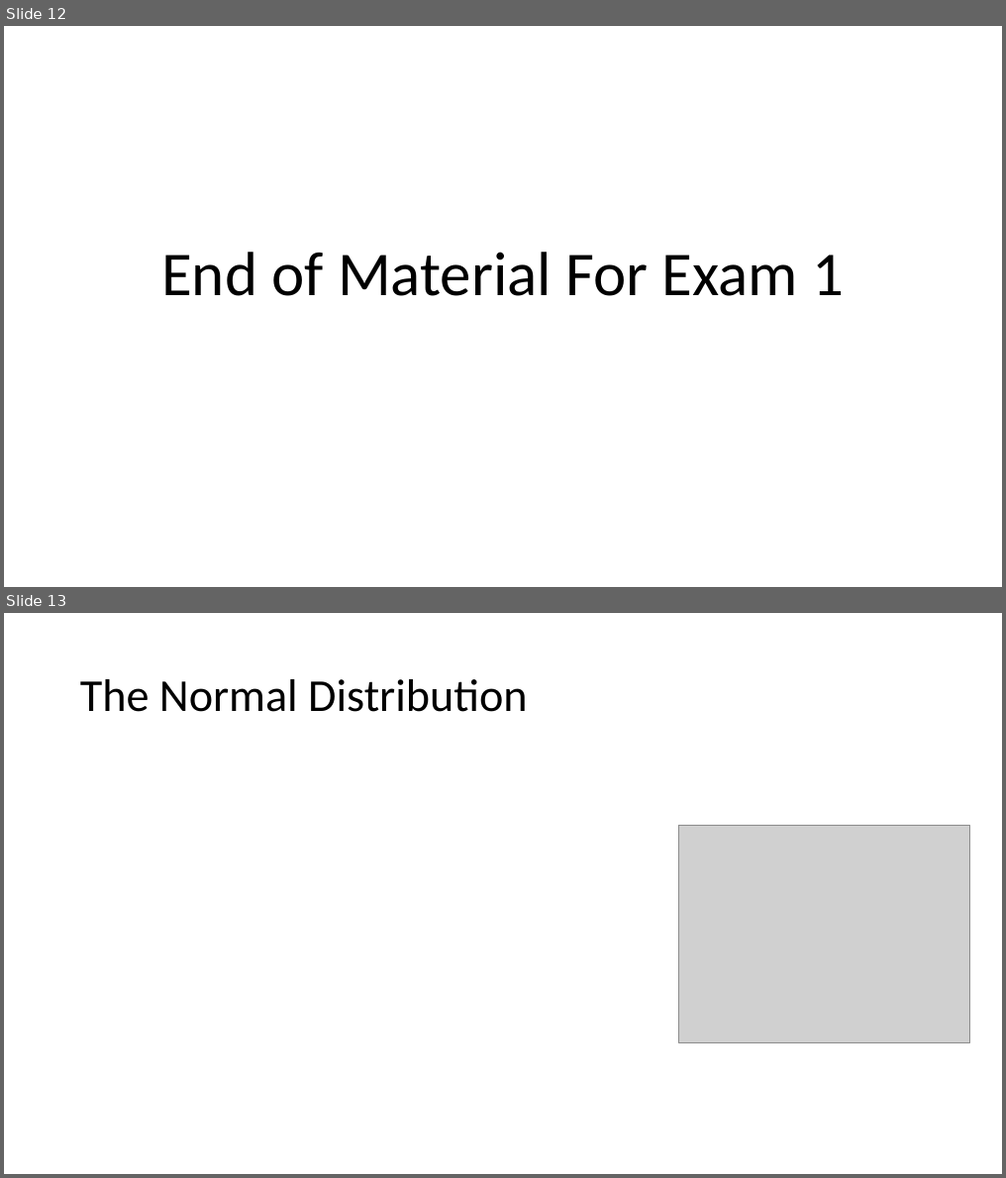
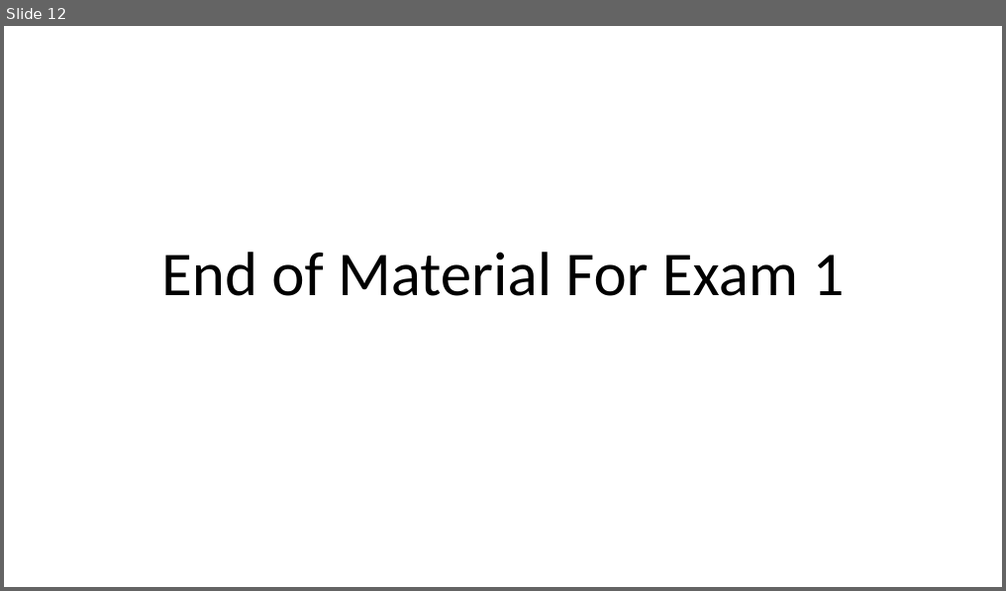
Before and after one commit to Jarred6068/UI_STAT251-03_Spring_2024, a slide deck: docs/lecture_slides/Week 4/Week4_Lecture6_Slides_1_29_2024.pptx. Shown one above the other, each under a label of ours: slides 12 and 13 before the commit, slide 12 after it. The pictures are 1006x1178 and 1006x591 pixels, drawn with LibreOffice and Linux fonts; fonts in the diff are those of the drawing; grey boxes stand for pictures. Boxes give left, top, right and bottom in pixels: in the first picture for what was removed or moved away, otherwise in the second. Text is boxed around its words. In the diff, an @@ line names an element or a change of style, - is before the commit and + after.

```diff
--- a/docs/lecture_slides/Week 4/Week4_Lecture6_Slides_1_29_2024.pptx
+++ b/docs/lecture_slides/Week 4/Week4_Lecture6_Slides_1_29_2024.pptx
@@ slide 13 removed at (4, 613, 1002, 1174), background #FFFFFF @@
@@ title removed at (80, 679, 527, 712) @@
-The Normal Distribution
@@ picture removed at (678, 826, 969, 1044) @@
```
Also in this commit, not shown: 8 other slides removed, 4 other files.
